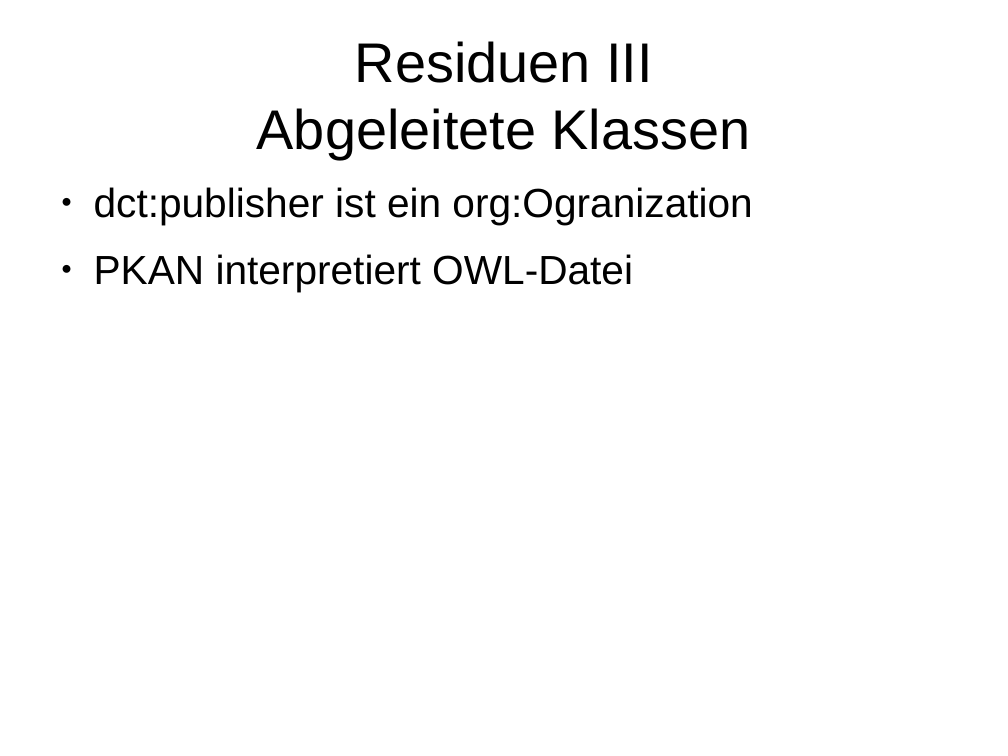
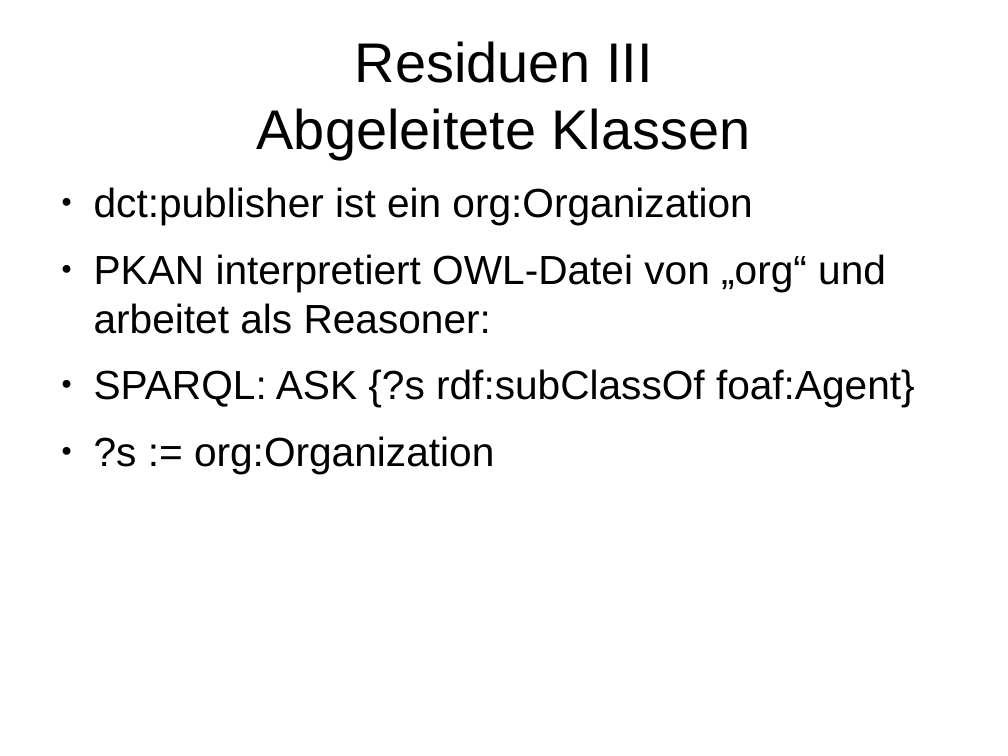
Before and after one commit to BB-Open/pkan_dcatapde, a slide deck: slide 24 of docs/figures/plone2018.odp (slide 23 before the commit). Drawn at 1008x756 pixels with LibreOffice and Linux fonts; fonts in the diff are those of the drawing. Boxes give left, top, right and bottom in pixels: in the first picture for what was removed or moved away, otherwise in the second. Text is boxed around its words. In the diff, an @@ line names an element or a change of style, - is before the commit and + after.

```diff
--- a/docs/figures/plone2018.odp
+++ b/docs/figures/plone2018.odp
@@ text at (94,187,915,474): text changed @@
-● dct:publisher ist ein org:Ogranization
-● PKAN interpretiert OWL-Datei
+● dct:publisher ist ein org:Organization
+● PKAN interpretiert OWL-Datei von „org“ und arbeitet als Reasoner:
+● SPARQL: ASK {?s rdf:subClassOf foaf:Agent}
+● ?s := org:Organization
```
Also in this commit, not shown: 6 other slides changed, 2 slides added, 1 slide removed, 1 other file.
